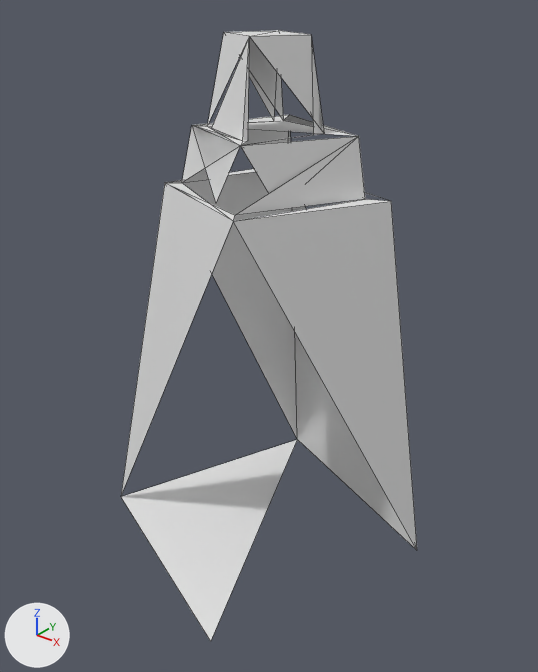
What one commit did to the OBJ model assets/meshes/jump1_towerShape_641.obj.
Before and after are seen from a 50 mm lens placed at (13.36, -16.29, 7.76), pointed at (0.37, -0.06, -2.31). The axes (+X, +Y, +Z) are drawn at lower left. The lights are the same throughout. The picture after the commit comes second. Mesh edges are drawn as thin lines. Where no turn or scale is listed for an object, it has been applied to the vertices. Vertices at exactly the same position are counted once.

Names of what the first picture shows: 'jump1_towerShape_641'.
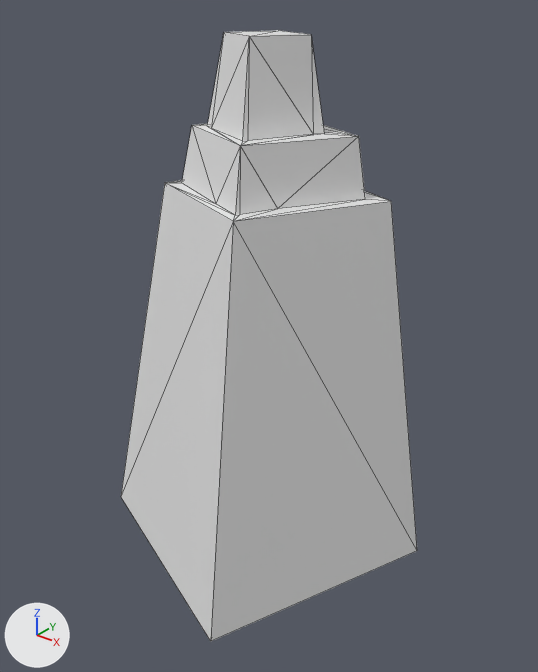
Location of each change, [x1, y1, x2, y2] in pixels of the pictures (538 x 672 px):
part 1 of me_jump1_towershape_641, built on
    before: [167, 30, 390, 221]
    after: [121, 30, 417, 641]

Diff of the bpy script that builds the scene:
```diff
--- a/assets/meshes/jump1_towerShape_641.obj.py
+++ b/assets/meshes/jump1_towerShape_641.obj.py
@@ me_jump1_towershape_641 @@
 # used by ob_jump1_towershape_641; location = (0.0, 0.0, 0.0)
-me_jump1_towershape_641.from_pydata(...)  # 35 vertices, 37 faces; spans x -5.0..5.0, y -5.0..5.0, z -9.8..6.4
+me_jump1_towershape_641.from_pydata(...)  # 36 vertices, 68 faces; spans x -5.0..5.0, y -5.0..5.0, z -9.8..6.4
+# me_jump1_towershape_641 part 1
+# 21 faces are deleted
+# 1 vertex is added at (1.0, -2.1, 2.2)
+# 52 new faces join them
```
